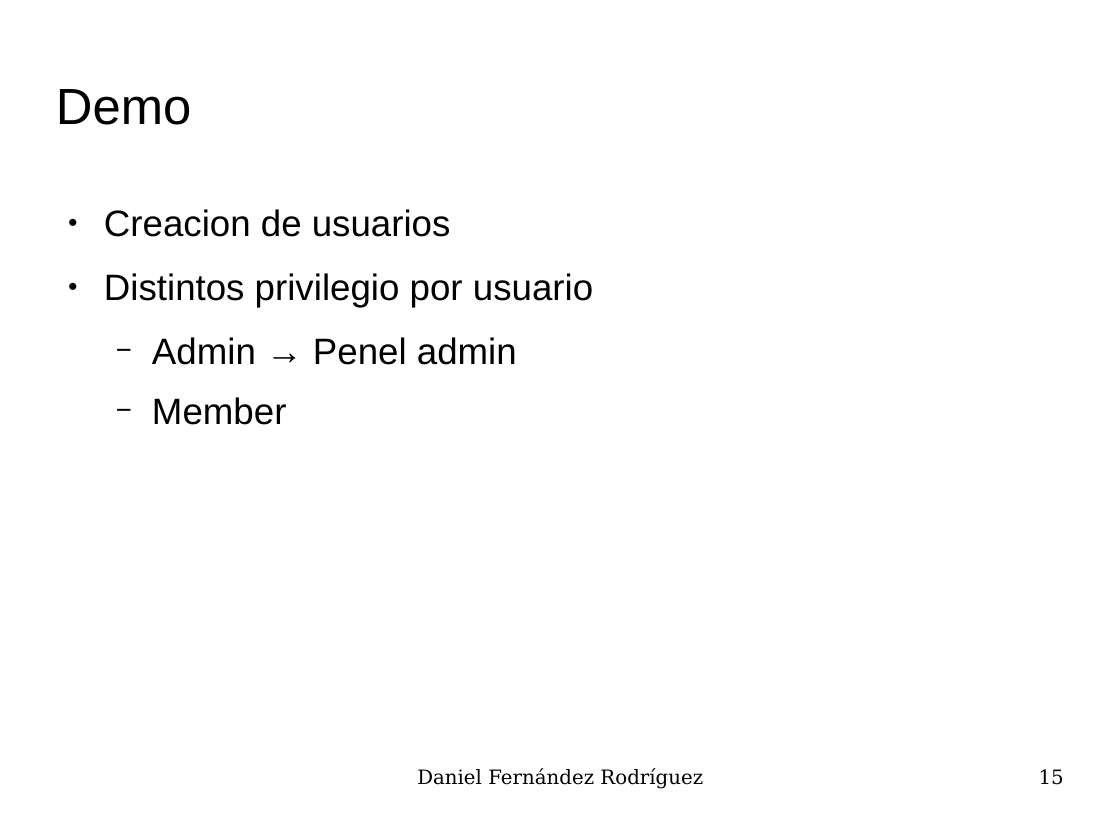
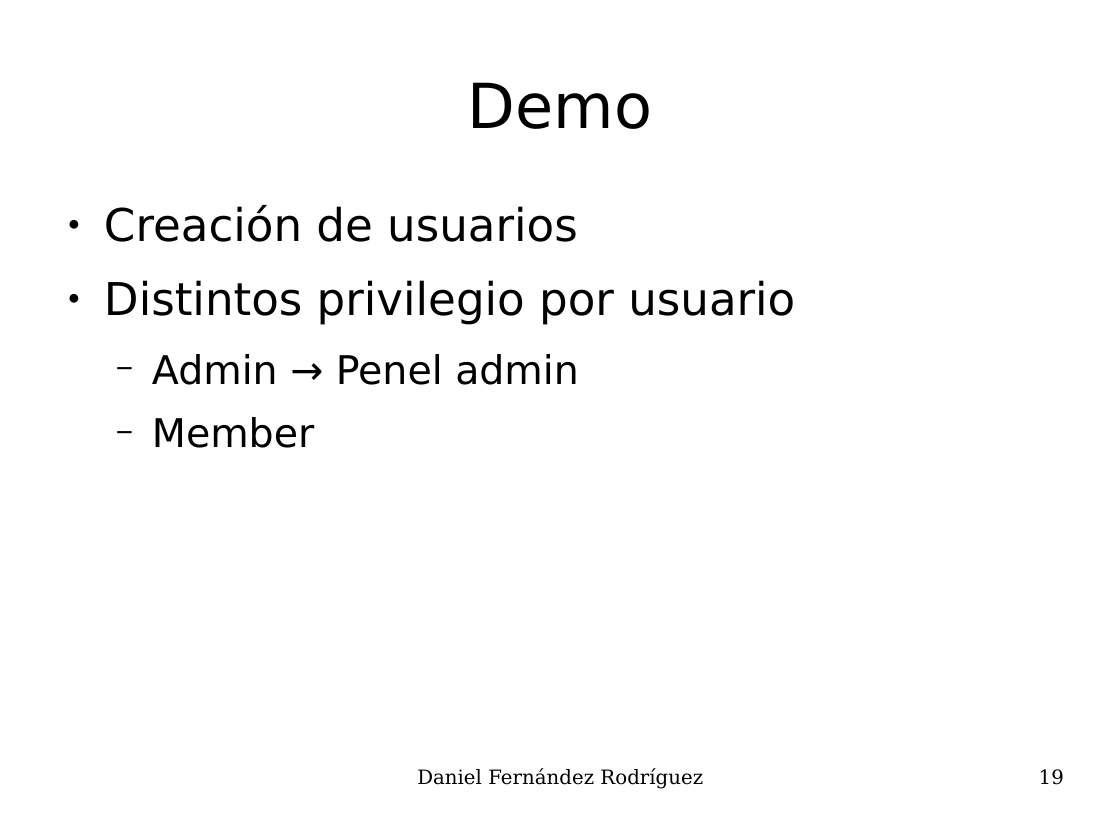
Before and after one commit to UO180222/tfg, a slide deck: slide 19 of docs/presentacion.odp (slide 15 before the commit). Drawn at 1120x840 pixels with LibreOffice and Linux fonts; fonts in the diff are those of the drawing; background and template pictures are left out. Boxes give left, top, right and bottom in pixels: in the first picture for what was removed or moved away, otherwise in the second. Text is boxed around its words. In the diff, an @@ line names an element or a change of style, - is before the commit and + after.

```diff
--- a/docs/presentacion.odp
+++ b/docs/presentacion.odp
@@ title "Demo": place and size @@
-title "Demo" at [56,89,191,125]
+title "Demo" at [468,82,652,129]
@@ title "Demo" at [468,82,652,129]: size 36 to 44 pt, font Arial to DejaVu Sans; alignment left to centre @@
@@ text at [104,205,578,242]: text changed; size 26 to 32 pt; font Arial to DejaVu Sans @@
-● Creacion de usuarios
+● Creación de usuarios
@@ text at [104,280,795,448]: size 26 to 32 pt in "Distintos privilegio por usuario"; font Arial to DejaVu Sans in "Distintos privilegio por usuario", "Admin → Penel admin", "Member"; size 26 to 28 pt in "Admin → Penel admin", "Member" @@
@@ page number at [1039,769,1064,785]: text changed @@
-15
+19
```
Also in this commit, not shown: 17 other slides changed, 4 slides added.
